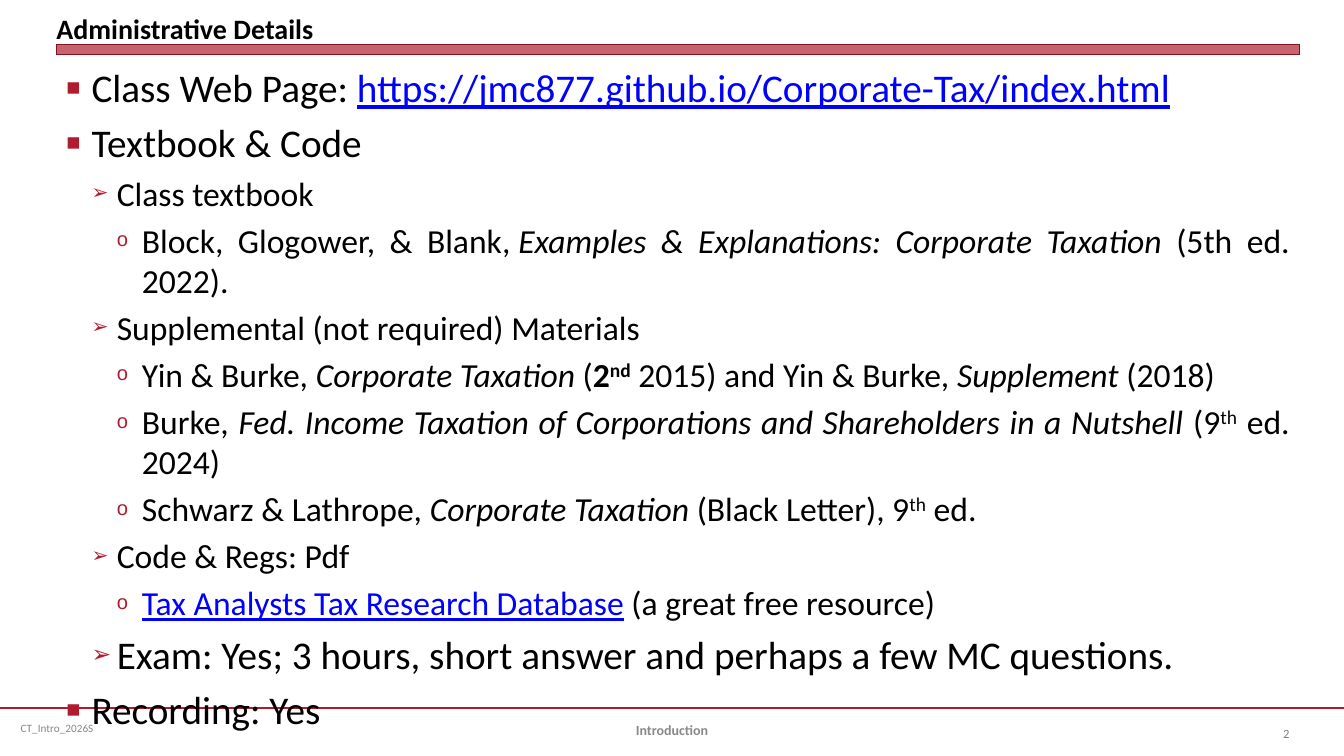
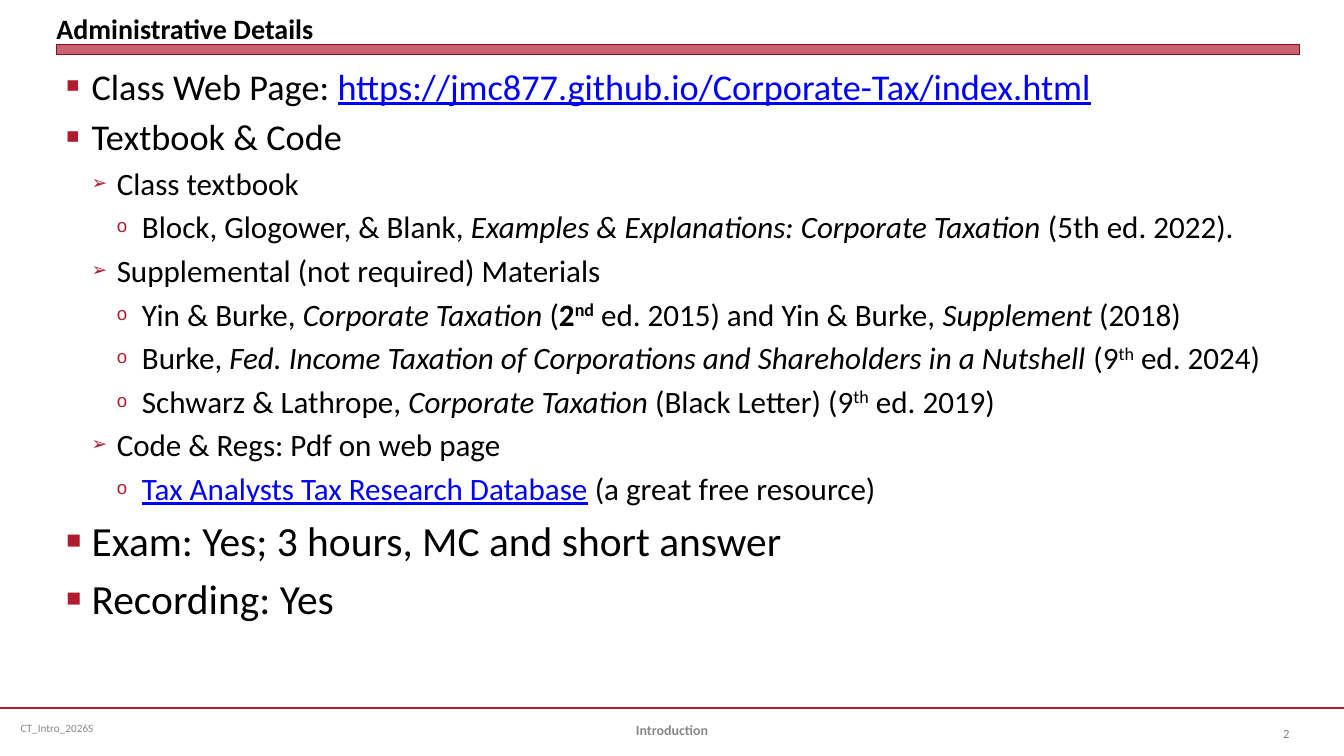
Before and after one commit to jmc877/Corporate-Tax, a slide deck: slide 2 of slides/CT_Intro_2026S.pptx. Drawn at 1344x756 pixels with LibreOffice and Linux fonts; fonts in the diff are those of the drawing. Boxes give left, top, right and bottom in pixels: in the first picture for what was removed or moved away, otherwise in the second. Text is boxed around its words. In the diff, an @@ line names an element or a change of style, - is before the commit and + after.

```diff
--- a/slides/CT_Intro_2026S.pptx
+++ b/slides/CT_Intro_2026S.pptx
@@ text at <box>92,74,1260,621</box>: size 28 to 25.9 pt in "Class Web Page: https://jmc877.github.io/Corporate-Tax/index ...", "Textbook & Code"; size 24 to 22.2 pt in "Class textbook", "Block, Glogower, & Blank, Examples & Explanations: ...", "Supplemental (not required) Materials", "Burke, Fed. Income Taxation of Corporations and ..." and 1 more places; size 28 to 29.6 pt in "Recording: Yes" @@
@@ text at <box>142,303,1181,331</box>: text changed; size 24 to 22.2 pt @@
-    o Yin & Burke, Corporate Taxation (2nd 2015) and Yin & Burke, Supplement (2018)
+    o Yin & Burke, Corporate Taxation (2nd ed. 2015) and Yin & Burke, Supplement (2018)
@@ text at <box>117,390,995,462</box>: text changed; size 24 to 22.2 pt @@
-    o Schwarz & Lathrope, Corporate Taxation (Black Letter), 9th ed.
-  ➢ Code & Regs: Pdf
+    o Schwarz & Lathrope, Corporate Taxation (Black Letter) (9th ed. 2019)
+  ➢ Code & Regs: Pdf on web page
@@ text at <box>92,527,781,561</box>: text changed; size 28 to 29.6 pt @@
-  ➢ Exam: Yes; 3 hours, short answer and perhaps a few MC questions.
+■ Exam: Yes; 3 hours, MC and short answer
```
